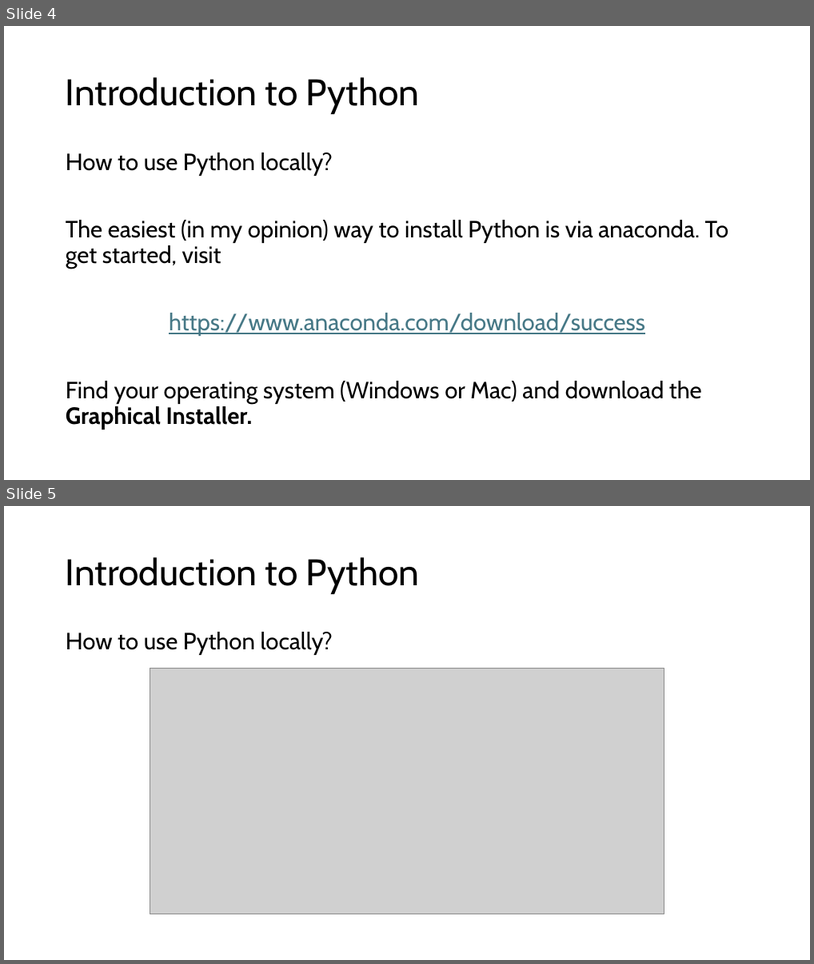
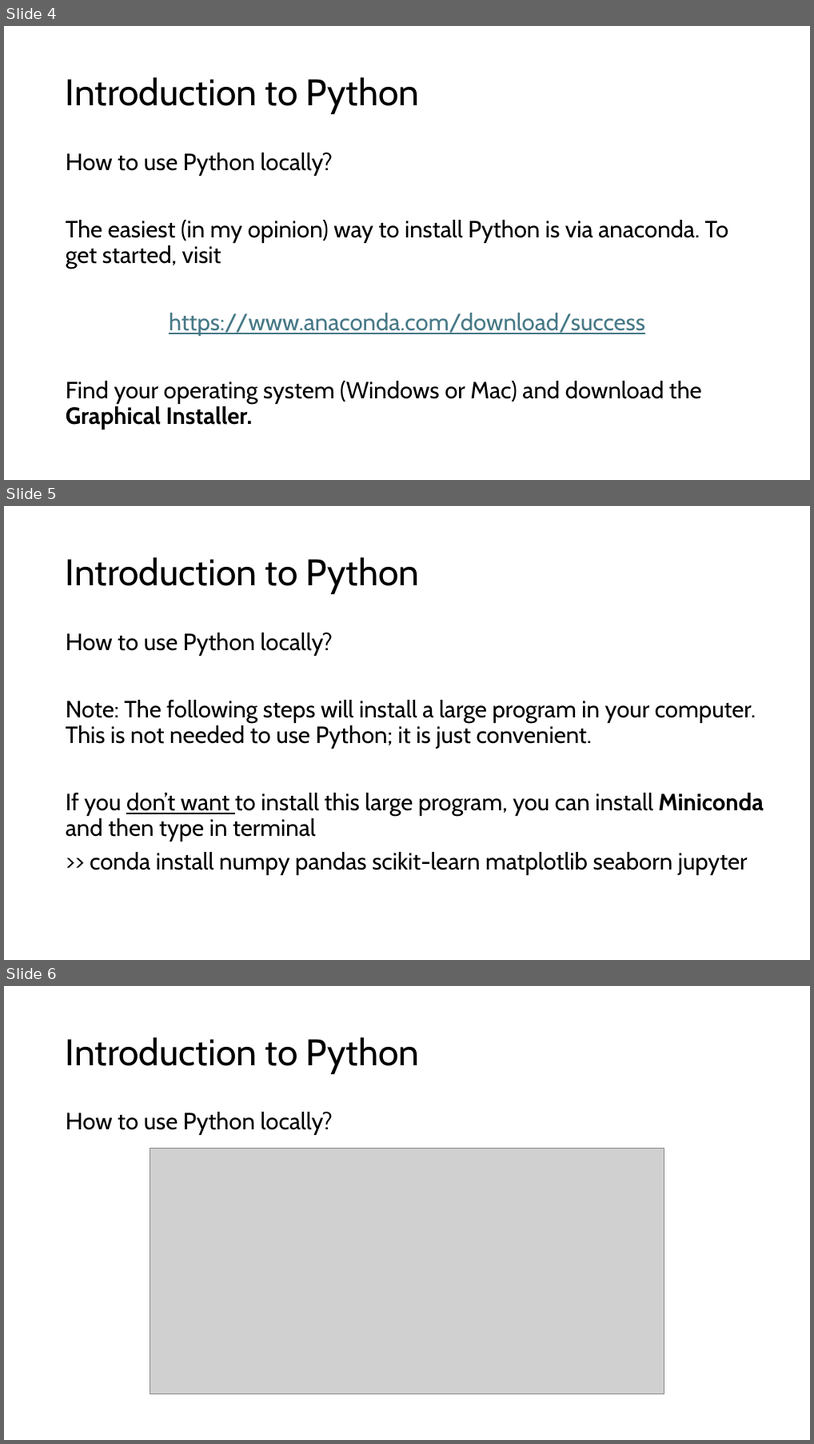
Before and after one commit to dguari1/AIforMovementScience, a slide deck: How to use Python.pptx. Shown one above the other, each under a label of ours: slides 4 and 5 before the commit, slides 4, 5 and 6 after it. The pictures are 814x964 and 814x1444 pixels, drawn with LibreOffice and Linux fonts; fonts in the diff are those of the drawing; grey boxes stand for pictures. Boxes give left, top, right and bottom in pixels: in the first picture for what was removed or moved away, otherwise in the second. Text is boxed around its words. In the diff, an @@ line names an element or a change of style, - is before the commit and + after.

Commit message:
basics of Python
Chapters containing material related to Python basic introduction

```diff
--- a/How to use Python.pptx
+++ b/How to use Python.pptx
@@ slide 5 added at <box>4,506,810,960</box>, background #FFFFFF @@
@@ title added at <box>66,557,420,594</box>, 44 pt, text #000000 @@
+Introduction to Python
@@ text added at <box>66,632,764,875</box>, 28 pt, text #000000 @@
+How to use Python locally?
+Note: The following steps will install a large program in your computer. This is not needed to use Python; it is just convenient.
+If you don’t want to install this large program, you can install Miniconda and then type in terminal
+>> conda install numpy pandas scikit-learn matplotlib seaborn jupyter
@@ what was slide 5 is now slide 6 @@
```
Also in this commit, not shown: 24 other files.
